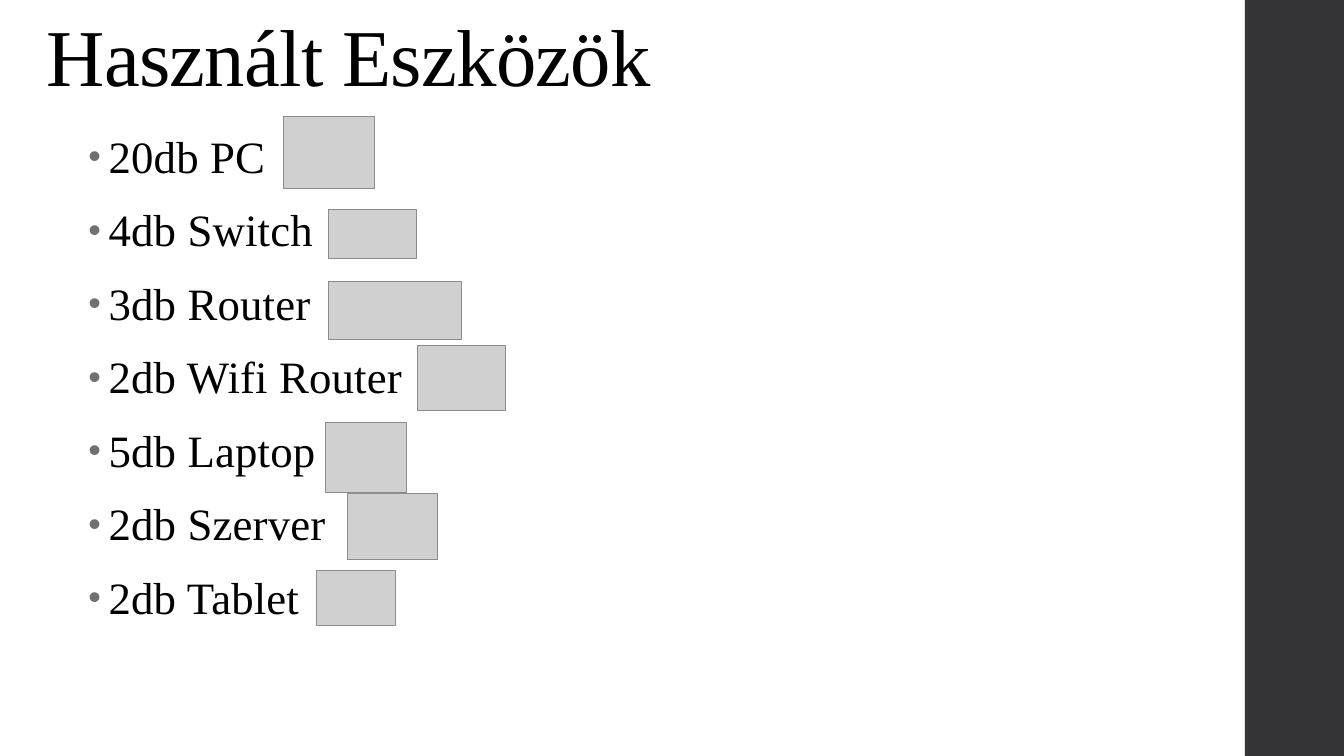
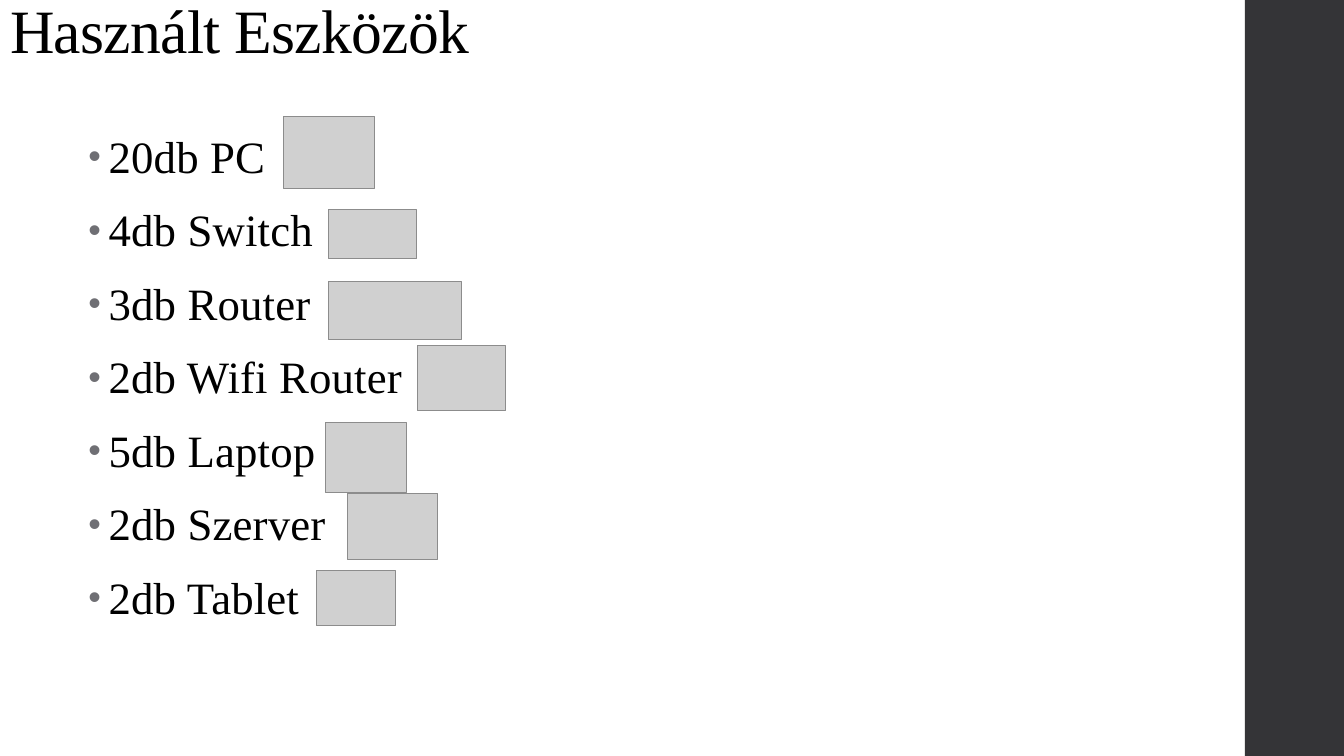
Before and after one commit to OsziMisi/Turros-elelmiszerlanc, a slide deck: slide 4 of Projekt.pptx. Drawn at 1344x756 pixels with LibreOffice and Linux fonts; fonts in the diff are those of the drawing; grey boxes stand for pictures. Boxes give left, top, right and bottom in pixels: in the first picture for what was removed or moved away, otherwise in the second. Text is boxed around its words. In the diff, an @@ line names an element or a change of style, - is before the commit and + after.

```diff
--- a/Projekt.pptx
+++ b/Projekt.pptx
@@ title "Használt Eszközök": place and size @@
-title "Használt Eszközök" at (47, 30, 650, 87)
+title "Használt Eszközök" at (10, 10, 470, 54)
@@ title "Használt Eszközök" at (10, 10, 470, 54): size 57.6 to 44 pt @@
```
Also in this commit, not shown: 4 other slides changed, 1 slide added, 1 slide removed.
